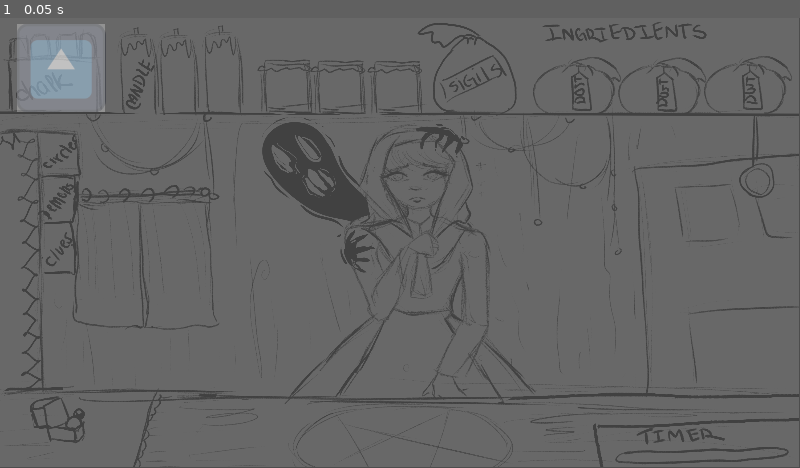
Above: before the commit, frame 1.
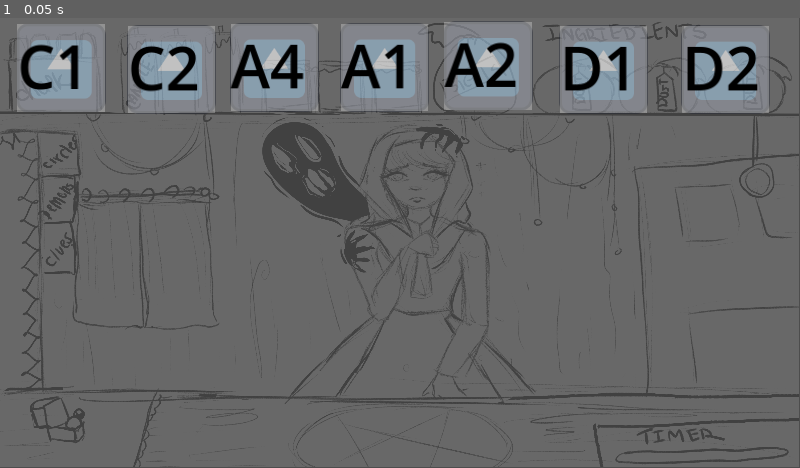
Above: after the commit, the same moment.

Repository: jkostello/Pirate-Software-Jam-15
Game: Godot game, scene res://shop.tscn
Same seed, same stepped clock (60 frames per second), same inputs: the game is played once before the commit and once after it. The engine's default icon, where the game draws it, is replaced by a stand-in: a white triangle on a blue panel in a dark square.
Inputs:
- Up to frame 1 (0.05 s): no input

The runs differ from the first frame. In frame 1, 13% of the frame differs, in the area x 2-97%, y 0-22%.

Commit message:
various progess

Diff:
--- a/Circles/base_circle.tscn
+++ b/Circles/base_circle.tscn
@@ -21,9 +21,11 @@
 shape = SubResource("CircleShape2D_04oel")
 debug_color = Color(0.847059, 0.376471, 0, 0.329412)
 
-[node name="IngredientPoint1" type="Area2D" parent="."]
+[node name="IngredientPoints" type="Node2D" parent="."]
+
+[node name="IngredientPoint1" type="Area2D" parent="IngredientPoints"]
 collision_layer = 4
 collision_mask = 0
 
-[node name="CollisionShape2D" type="CollisionShape2D" parent="IngredientPoint1"]
+[node name="CollisionShape2D" type="CollisionShape2D" parent="IngredientPoints/IngredientPoint1"]
 shape = SubResource("CircleShape2D_42lvu")
--- /dev/null
+++ b/Circles/bigram.tscn
@@ -0,0 +1,25 @@
+[gd_scene load_steps=3 format=3 uid="uid://jimye6u0mwkn"]
+
+[ext_resource type="PackedScene" uid="uid://b5pnl2hsow6jr" path="res://Circles/base_circle.tscn" id="1_tohim"]
+
+[sub_resource type="CircleShape2D" id="CircleShape2D_42lvu"]
+radius = 30.0
+
+[node name="Bigram" instance=ExtResource("1_tohim")]
+identifier = "Bigram"
+
+[node name="IngredientPoint2" type="Area2D" parent="IngredientPoints" index="1"]
+position = Vector2(-95, 0)
+collision_layer = 4
+collision_mask = 0
+
+[node name="CollisionShape2D" type="CollisionShape2D" parent="IngredientPoints/IngredientPoint2" index="0"]
+shape = SubResource("CircleShape2D_42lvu")
+
+[node name="IngredientPoint3" type="Area2D" parent="IngredientPoints" index="2"]
+position = Vector2(98, 1)
+collision_layer = 4
+collision_mask = 0
+
+[node name="CollisionShape2D" type="CollisionShape2D" parent="IngredientPoints/IngredientPoint3" index="0"]
+shape = SubResource("CircleShape2D_42lvu")
--- a/Circles/circle.gd
+++ b/Circles/circle.gd
@@ -1,11 +1,35 @@
 extends Node2D
+class_name RitualCircle
 
+@export var identifier := ""
 
-@export var ingredient_points : Array
-
-
+var base_ingredient : PackedScene = preload("res://Ingredients/base_ingredient.tscn")
+var ingredients := {}
 
 # Trigger this when dust is sprinkled
 # This should lock the ingredients, play an animation, clear everything, then make the item
-func complete_ritual():
-	pass
+func complete_ritual(dust_id : String):
+	var points := $IngredientPoints.get_children()
+
+	if ingredients.has(points[0]):
+		ingredients[points[0]]
+
+	match identifier:
+		"Bigram":
+			pass
+		"Pentagram":
+			pass
+		_:
+			print("identifier not recognized:  ", identifier)
+
+	clear_circle()
+
+	var output := base_ingredient.instantiate()
+
+	get_parent().add_child(output)
+
+
+func clear_circle():
+	for i in ingredients:
+		ingredients[i].queue_free()
+		ingredients.clear()
--- /dev/null
+++ b/Circles/empty.tscn
@@ -0,0 +1,5 @@
+[gd_scene load_steps=2 format=3 uid="uid://nsmflriinihj"]
+
+[ext_resource type="PackedScene" uid="uid://b5pnl2hsow6jr" path="res://Circles/base_circle.tscn" id="1_02h1u"]
+
+[node name="Empty" instance=ExtResource("1_02h1u")]
--- a/Circles/pentagram.tscn
+++ b/Circles/pentagram.tscn
@@ -6,35 +6,44 @@
 radius = 30.0
 
 [node name="Pentagram" instance=ExtResource("1_j5sgu")]
+identifier = "Pentagram"
 
-[node name="IngredientPoint2" type="Area2D" parent="." index="3"]
+[node name="IngredientPoint2" type="Area2D" parent="IngredientPoints" index="1"]
 position = Vector2(-89, 47)
 collision_layer = 4
 collision_mask = 0
 
-[node name="CollisionShape2D" type="CollisionShape2D" parent="IngredientPoint2" index="0"]
+[node name="CollisionShape2D" type="CollisionShape2D" parent="IngredientPoints/IngredientPoint2" index="0"]
 shape = SubResource("CircleShape2D_42lvu")
 
-[node name="IngredientPoint3" type="Area2D" parent="." index="4"]
+[node name="IngredientPoint3" type="Area2D" parent="IngredientPoints" index="2"]
 position = Vector2(-70, -69)
 collision_layer = 4
 collision_mask = 0
 
-[node name="CollisionShape2D" type="CollisionShape2D" parent="IngredientPoint3" index="0"]
+[node name="CollisionShape2D" type="CollisionShape2D" parent="IngredientPoints/IngredientPoint3" index="0"]
 shape = SubResource("CircleShape2D_42lvu")
 
-[node name="IngredientPoint4" type="Area2D" parent="." index="5"]
+[node name="IngredientPoint4" type="Area2D" parent="IngredientPoints" index="3"]
 position = Vector2(73, -68)
 collision_layer = 4
 collision_mask = 0
 
-[node name="CollisionShape2D" type="CollisionShape2D" parent="IngredientPoint4" index="0"]
+[node name="CollisionShape2D" type="CollisionShape2D" parent="IngredientPoints/IngredientPoint4" index="0"]
 shape = SubResource("CircleShape2D_42lvu")
 
-[node name="IngredientPoint5" type="Area2D" parent="." index="6"]
+[node name="IngredientPoint5" type="Area2D" parent="IngredientPoints" index="4"]
 position = Vector2(87, 49)
 collision_layer = 4
 collision_mask = 0
 
-[node name="CollisionShape2D" type="CollisionShape2D" parent="IngredientPoint5" index="0"]
+[node name="CollisionShape2D" type="CollisionShape2D" parent="IngredientPoints/IngredientPoint5" index="0"]
 shape = SubResource("CircleShape2D_42lvu")
+
+[node name="IngredientPoint6" type="Area2D" parent="IngredientPoints" index="5"]
+position = Vector2(-1, 100)
+collision_layer = 4
+collision_mask = 0
+
+[node name="CollisionShape2D" type="CollisionShape2D" parent="IngredientPoints/IngredientPoint6" index="0"]
+shape = SubResource("CircleShape2D_42lvu")
--- a/Ingredients/base_ingredient.tscn
+++ b/Ingredients/base_ingredient.tscn
@@ -39,6 +39,14 @@
 mouse_filter = 2
 color = Color(1, 1, 1, 0.282353)
 
+[node name="Label" type="Label" parent="ClickableArea/DevVisual"]
+layout_mode = 0
+offset_right = 125.0
+offset_bottom = 126.0
+theme_override_colors/font_color = Color(0, 0, 0, 1)
+theme_override_font_sizes/font_size = 86
+text = "AA"
+
 [node name="ClickTimer" type="Timer" parent="."]
 unique_name_in_owner = true
 wait_time = 0.25
--- a/Ingredients/ingredient.gd
+++ b/Ingredients/ingredient.gd
@@ -2,15 +2,28 @@
 class_name Ingredient
 
 @export var is_dust := false
+@export var is_chalk := false
+@export var identifier := ""
 
 var source := true # Used if we have the ingredient itself on the shelf
 var hovered := false
-var following_mouse := false
+var following_mouse := false :
+	set(v):
+		if v:
+			global_position = get_global_mouse_position()
+		following_mouse = v
 var click_pos := Vector2.ZERO
+var current_point : Area2D
+
 
 func _ready():
 	$Area2D.set_collision_mask_value(3, not is_dust)
-	$Area2D.set_collision_mask_value(4, is_dust)
+	$Area2D.set_collision_mask_value(4, is_dust or is_chalk)
+
+	if not OS.is_debug_build():
+		$ClickableArea/DevVisual.queue_free()
+	else:
+		$ClickableArea/DevVisual/Label.text = identifier
 
 
 func _process(delta):
@@ -29,7 +42,7 @@
 				drop()
 			else:
 				if event.pressed:
-					%ClickTimer.start()
+					%ClickTimer.start() # ClickTimer allows for clicking instead of dragging
 					click_pos = get_global_mouse_position()
 				else:
 					if not %ClickTimer.is_stopped():
@@ -48,21 +61,35 @@
 	else:
 		following_mouse = true
 
+		if current_point:
+			current_point.get_parent().get_parent().ingredients.erase(current_point)
+			current_point = null
+
 
 func drop():
 	following_mouse = false
 	if not $Area2D.has_overlapping_areas():
-		queue_free()
-		pass # Add a vanishing effect or something due to invalid placement (maybe in separate function)
+		fail_placement()
 	else:
 		var area : Area2D = $Area2D.get_overlapping_areas()[0]
 
-		if is_dust:
-			area.get_parent().complete_ritual()
+		if is_chalk:
+			area.get_parent().clear_circle()
+		elif is_dust:
+			area.get_parent().complete_ritual(identifier)
+			queue_free()
 		else:
-			# This can be changed depending on if we want it to snap on drop or while held
-			# Also needs to check the circle to see if the spot is taken (maybe swap held if so)
-			global_position = area.global_position
+			if area.get_parent().get_parent().ingredients.has(area): # Checks if the spot is taken
+				fail_placement()
+			else:
+				current_point = area
+				global_position = area.global_position
+				area.get_parent().get_parent().ingredients[area] = self
+
+
+func fail_placement():
+	queue_free()
+	# TODO: Add a vanishing effect or something
 
 
 func _on_clickable_area_mouse_entered():
--- a/shop.tscn
+++ b/shop.tscn
@@ -13,8 +13,41 @@
 texture = ExtResource("1_wkj8h")
 centered = false
 
-[node name="BaseMaterial" parent="." instance=ExtResource("3_ceipf")]
+[node name="IngredientShelf" type="Node2D" parent="."]
 position = Vector2(88, 72)
 
-[node name="Pentagram" parent="." instance=ExtResource("4_6r5n8")]
-position = Vector2(575, 512)
+[node name="BaseMaterial" parent="IngredientShelf" instance=ExtResource("3_ceipf")]
+is_chalk = true
+identifier = "C1"
+
+[node name="BaseMaterial2" parent="IngredientShelf" instance=ExtResource("3_ceipf")]
+position = Vector2(159, 2)
+is_chalk = true
+identifier = "C2"
+
+[node name="BaseMaterial3" parent="IngredientShelf" instance=ExtResource("3_ceipf")]
+position = Vector2(307, -1)
+identifier = "A4"
+
+[node name="BaseMaterial4" parent="IngredientShelf" instance=ExtResource("3_ceipf")]
+position = Vector2(466, -1)
+identifier = "A1"
+
+[node name="BaseMaterial5" parent="IngredientShelf" instance=ExtResource("3_ceipf")]
+position = Vector2(615, -3)
+identifier = "A2"
+
+[node name="BaseMaterial6" parent="IngredientShelf" instance=ExtResource("3_ceipf")]
+position = Vector2(781, 2)
+is_dust = true
+identifier = "D1"
+
+[node name="BaseMaterial7" parent="IngredientShelf" instance=ExtResource("3_ceipf")]
+position = Vector2(957, 2)
+is_dust = true
+identifier = "D2"
+
+[node name="CirclePos" type="Node2D" parent="."]
+position = Vector2(578, 517)
+
+[node name="Pentagram" parent="CirclePos" instance=ExtResource("4_6r5n8")]
